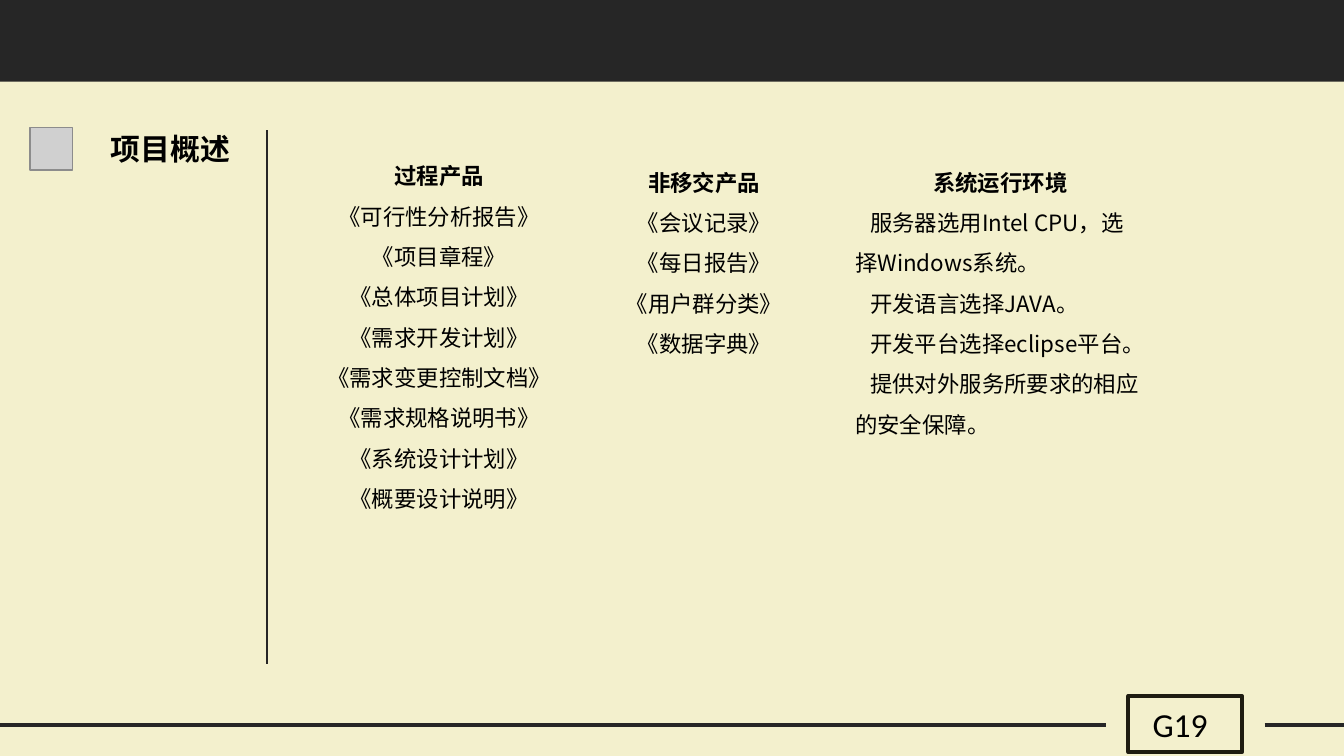
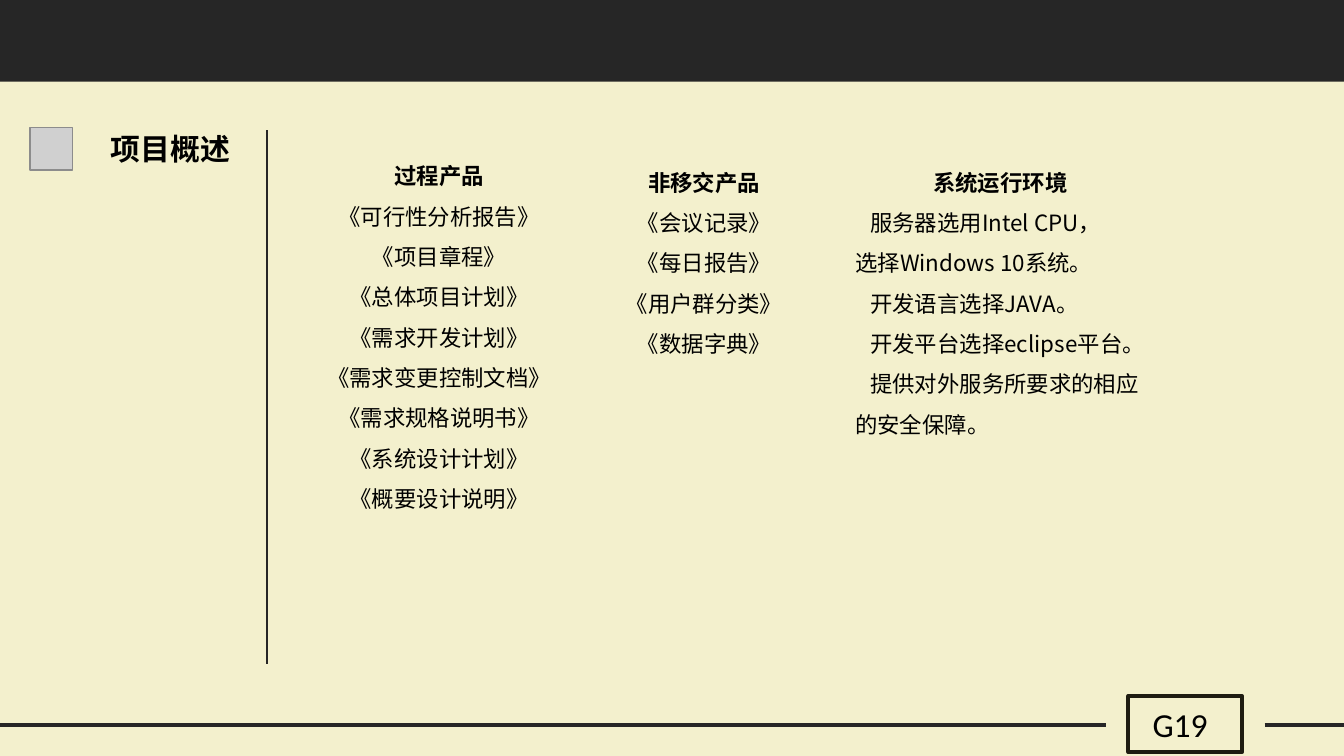
Before and after one commit to G19-Fish/PRD2018-G19, a slide deck: slide 5 of PRD2018-G19-需求项目计划PPT.pptx. Drawn at 1344x756 pixels with LibreOffice and Linux fonts; fonts in the diff are those of the drawing; grey boxes stand for pictures. Boxes give left, top, right and bottom in pixels: in the first picture for what was removed or moved away, otherwise in the second. Text is boxed around its words. In the diff, an @@ line names an element or a change of style, - is before the commit and + after.

```diff
--- a/PRD2018-G19-需求项目计划PPT.pptx
+++ b/PRD2018-G19-需求项目计划PPT.pptx
@@ text at (855, 212, 1101, 273): text changed @@
-服务器选用Intel CPU，选择Windows系统。
+服务器选用Intel CPU，
+选择Windows 10系统。
```
Also in this commit, not shown: 2 other slides changed.
